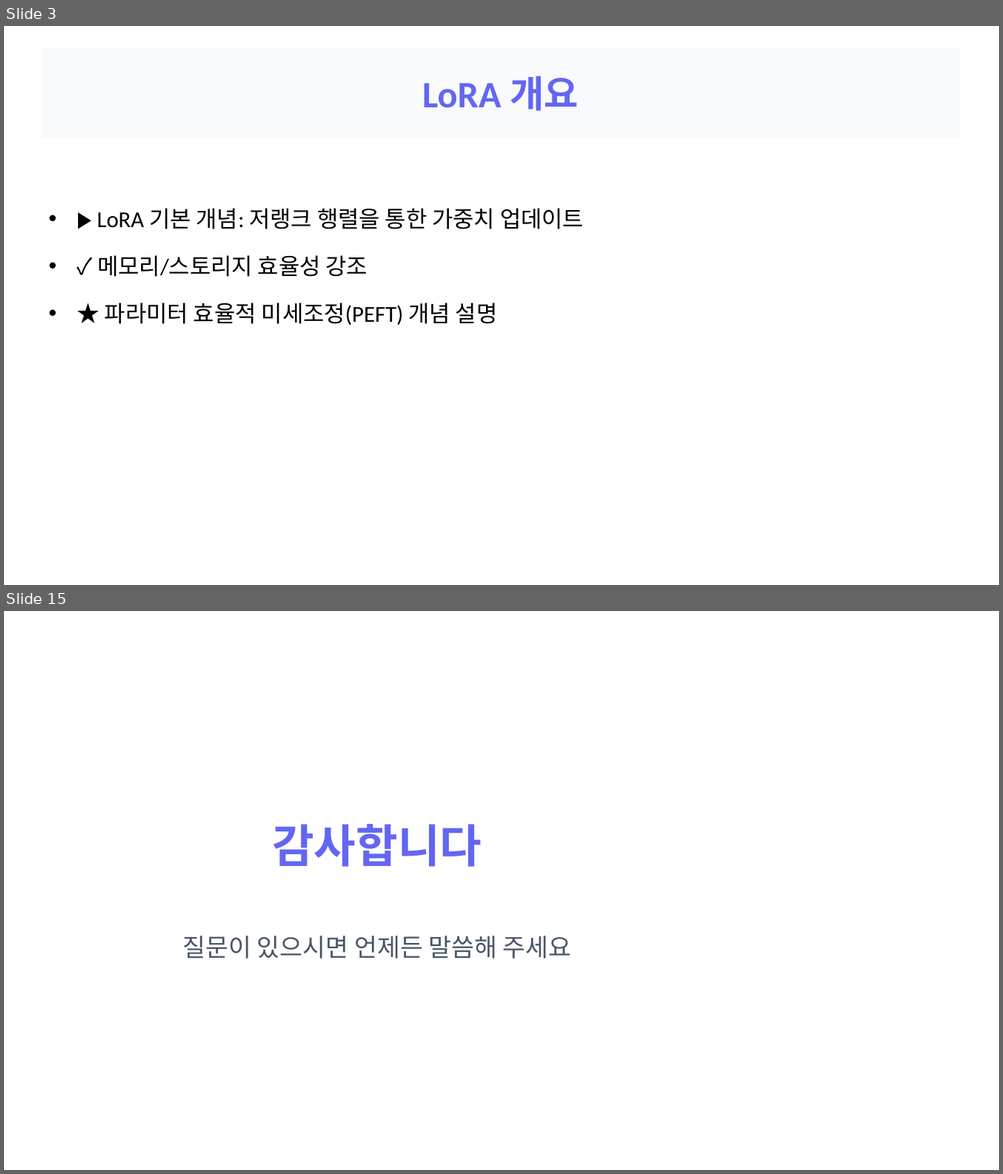
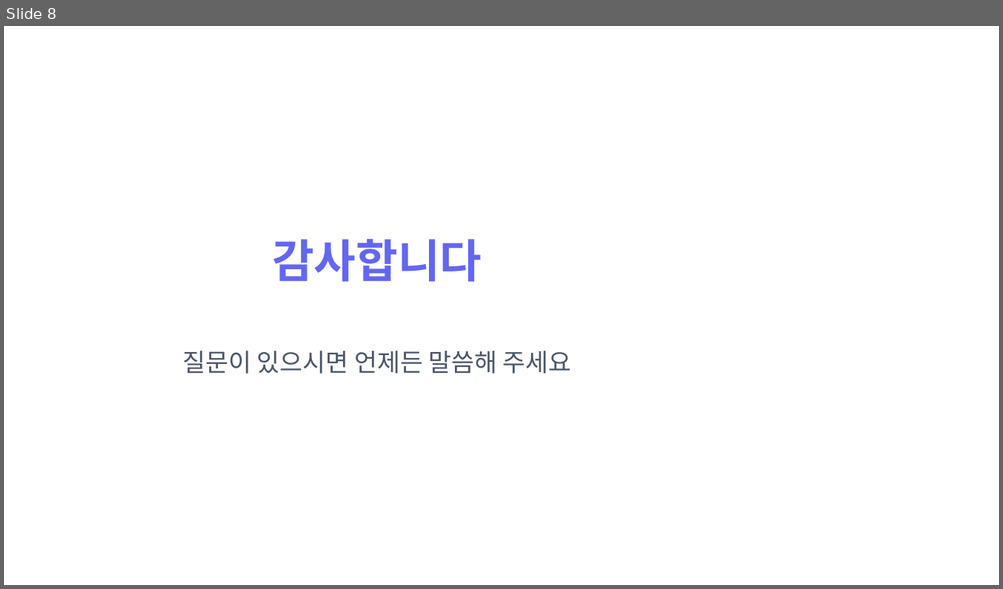
Before and after one commit to devna0111/FlowMate, a slide deck: uploads/pptx_sample.pptx. Shown one above the other, each under a label of ours: slides 3 and 15 before the commit, slide 8 after it; the slides between them are not shown. The pictures are 1003x1174 and 1003x589 pixels, drawn with LibreOffice and Linux fonts; fonts in the diff are those of the drawing. Boxes give left, top, right and bottom in pixels: in the first picture for what was removed or moved away, otherwise in the second. Text is boxed around its words. In the diff, an @@ line names an element or a change of style, - is before the commit and + after.

```diff
--- a/uploads/pptx_sample.pptx
+++ b/uploads/pptx_sample.pptx
@@ slide 3 removed at <box>4,26,999,585</box>, background #FFFFFF @@
@@ title removed at <box>41,48,959,138</box> @@
-LoRA 개요
@@ text removed at <box>97,208,583,325</box> @@
-• ▶ LoRA 기본 개념: 저랭크 행렬을 통한 가중치 업데이트
-• ✓ 메모리/스토리지 효율성 강조
-• ★ 파라미터 효율적 미세조정(PEFT) 개념 설명
@@ what was slide 15 is now slide 8 @@
```
Also in this commit, not shown: 1 slide changed, 6 slides added, 12 other slides removed, 14 other files.
